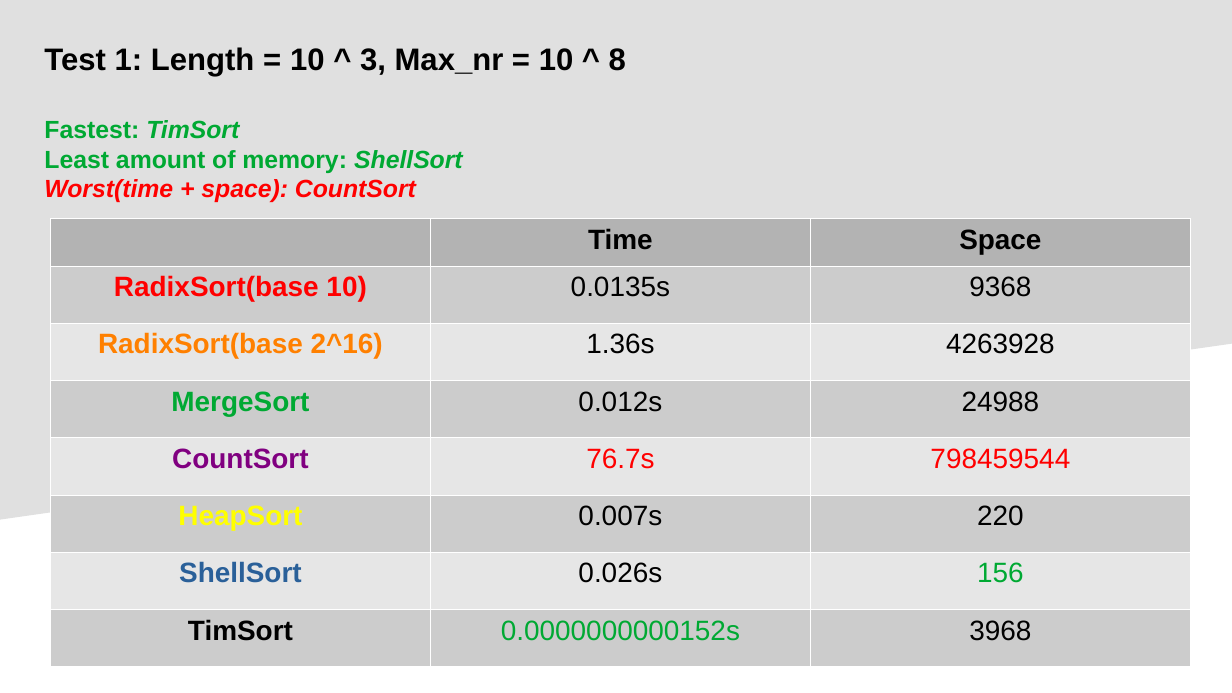
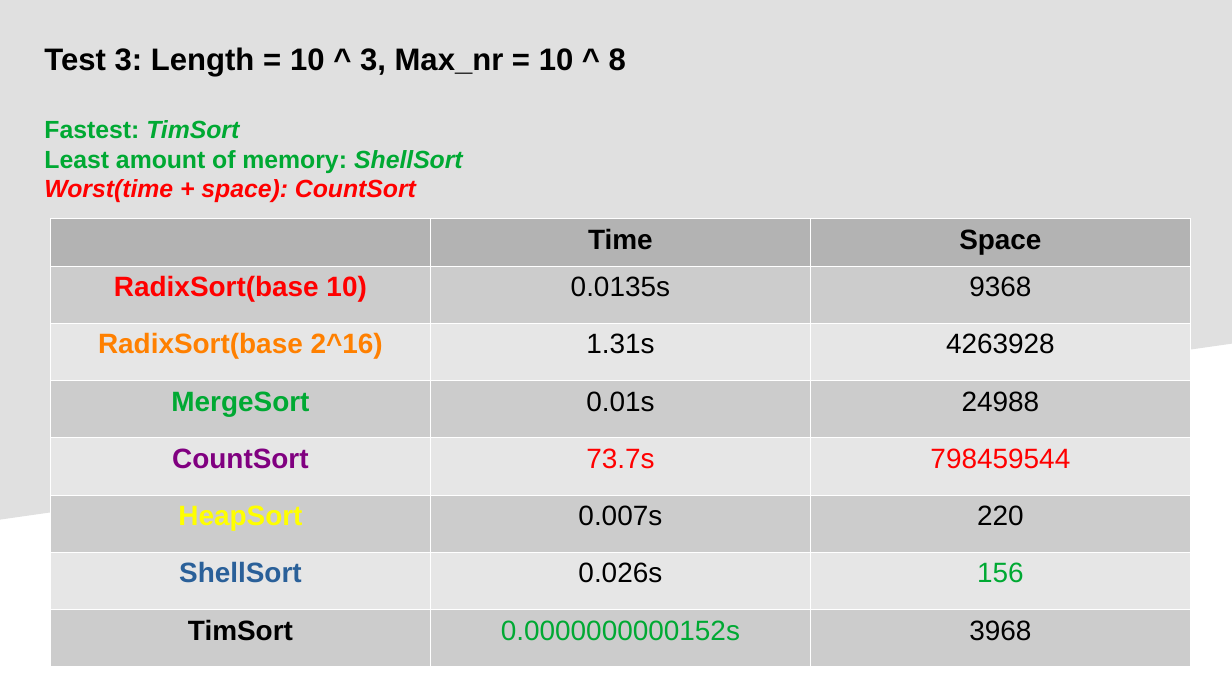
Before and after one commit to VictorE076/Data-Structures, a slide deck: slide 5 of Sorting Algorithms Project.odp. Drawn at 1232x693 pixels with LibreOffice and Linux fonts; fonts in the diff are those of the drawing. Boxes give left, top, right and bottom in pixels: in the first picture for what was removed or moved away, otherwise in the second. Text is boxed around its words. In the diff, an @@ line names an element or a change of style, - is before the commit and + after.

```diff
--- a/Sorting Algorithms Project.odp
+++ b/Sorting Algorithms Project.odp
@@ text at (44, 47, 626, 76): text changed @@
-Test 1: Length = 10 ^ 3, Max_nr = 10 ^ 8
+Test 3: Length = 10 ^ 3, Max_nr = 10 ^ 8
@@ table at (50, 218, 1191, 666) @@
-row 3, column 2: 1.36s
+row 3, column 2: 1.31s
-row 4, column 2: 0.012s
+row 4, column 2: 0.01s
-row 5, column 2: 76.7s
+row 5, column 2: 73.7s
```
Also in this commit, not shown: 5 other slides changed, 4 slides added, 1 other file.
